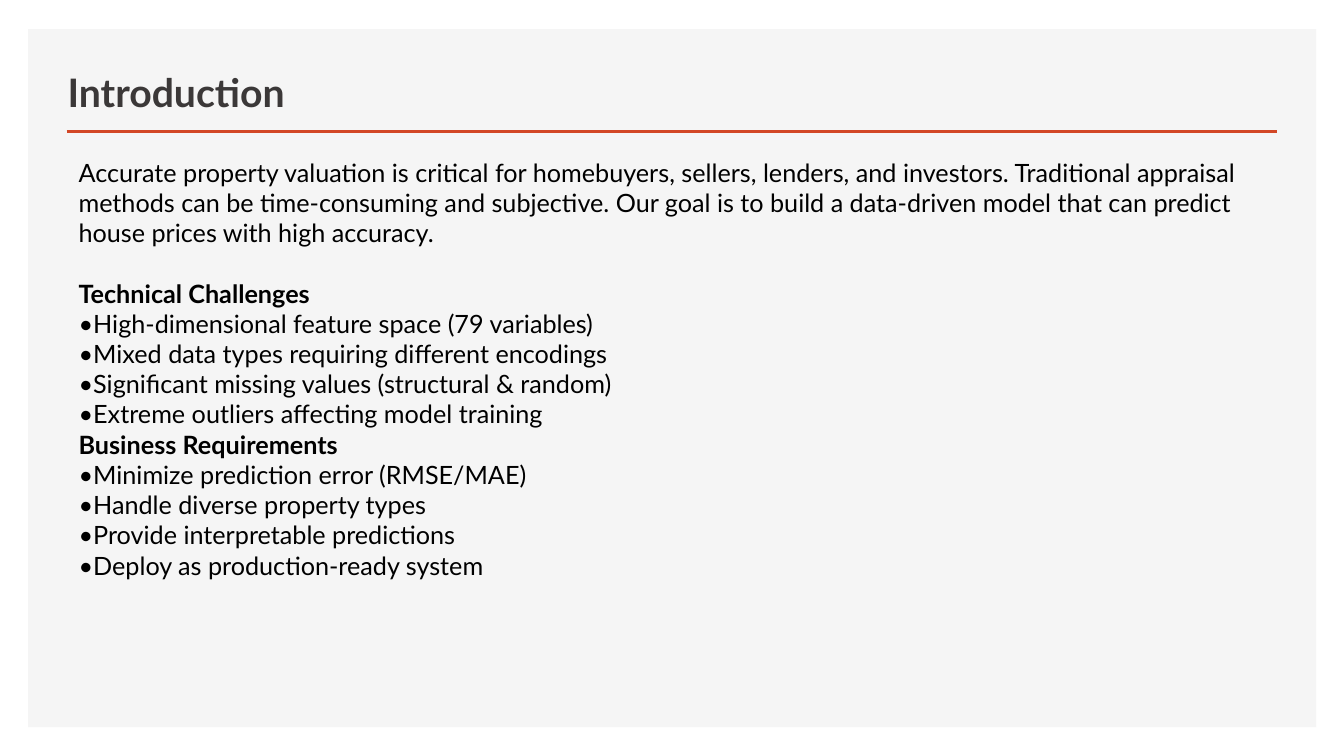
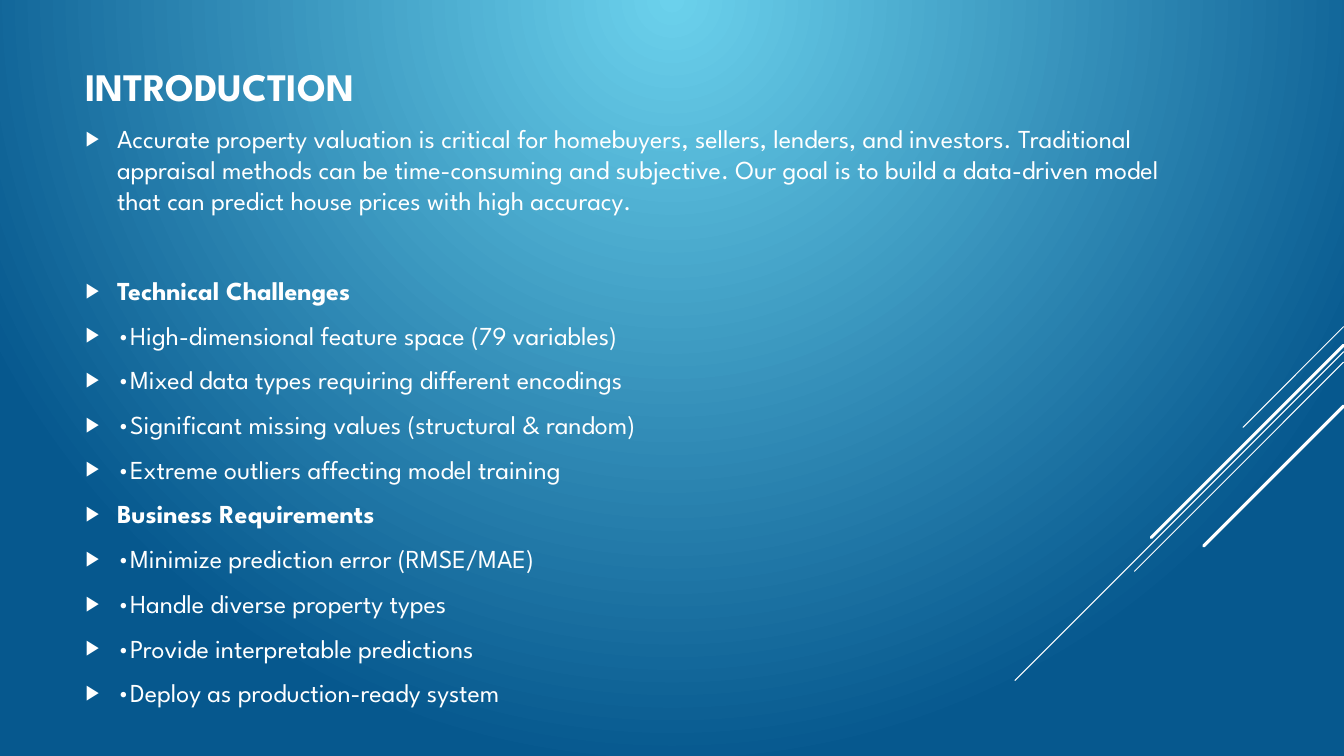
Before and after one commit to kibosivy/Property-Prices-Predictions, a slide deck: slide 2 of House price prediction presentation.pptx. Drawn at 1344x756 pixels with LibreOffice and Linux fonts; fonts in the diff are those of the drawing; background and template pictures are left out. Boxes give left, top, right and bottom in pixels: in the first picture for what was removed or moved away, otherwise in the second. Text is boxed around its words. In the diff, an @@ line names an element or a change of style, - is before the commit and + after.

```diff
--- a/House price prediction presentation.pptx
+++ b/House price prediction presentation.pptx
@@ background #FFFFFF to picture (left out) @@
@@ rectangle removed at (x1=28, y1=29, x2=1317, y2=728) @@
@@ title removed at (x1=68, y1=78, x2=285, y2=108) @@
-Introduction
@@ text "INTRODUCTION" moved from (x1=79, y1=163, x2=1235, y2=579) to (x1=86, y1=75, x2=1159, y2=708) @@
@@ text "INTRODUCTION" at (x1=86, y1=75, x2=1159, y2=708): vertical alignment top to middle @@
@@ text at (x1=86, y1=75, x2=355, y2=102): paragraph added @@
+INTRODUCTION
@@ line removed from (67, 132) to (1277, 132) @@
@@ text at (x1=117, y1=130, x2=1159, y2=708): size 18 to 18.5 pt, font Lato to League Spartan, text colour #000000 to #FFFFFF; bullet none to ▶; more space between paragraphs @@
@@ group added at (x1=1015, y1=327, x2=1344, y2=681): 5 lines @@
```
Also in this commit, not shown: 3 other slides changed, 16 slides added, 20 slides removed, 9 other files.
